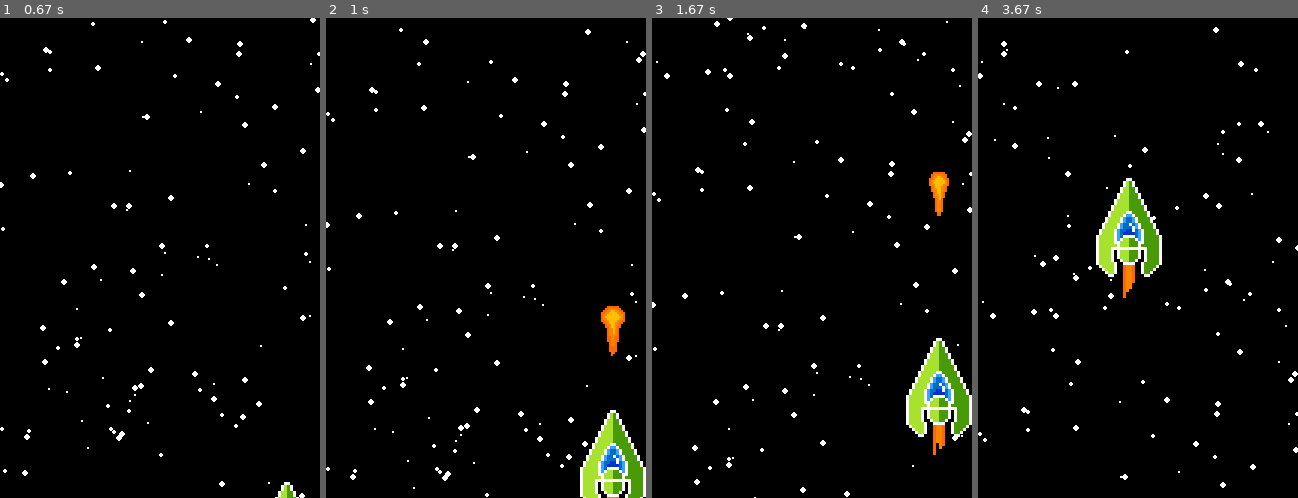
Above: before the commit, frames 1-4 (left to right).
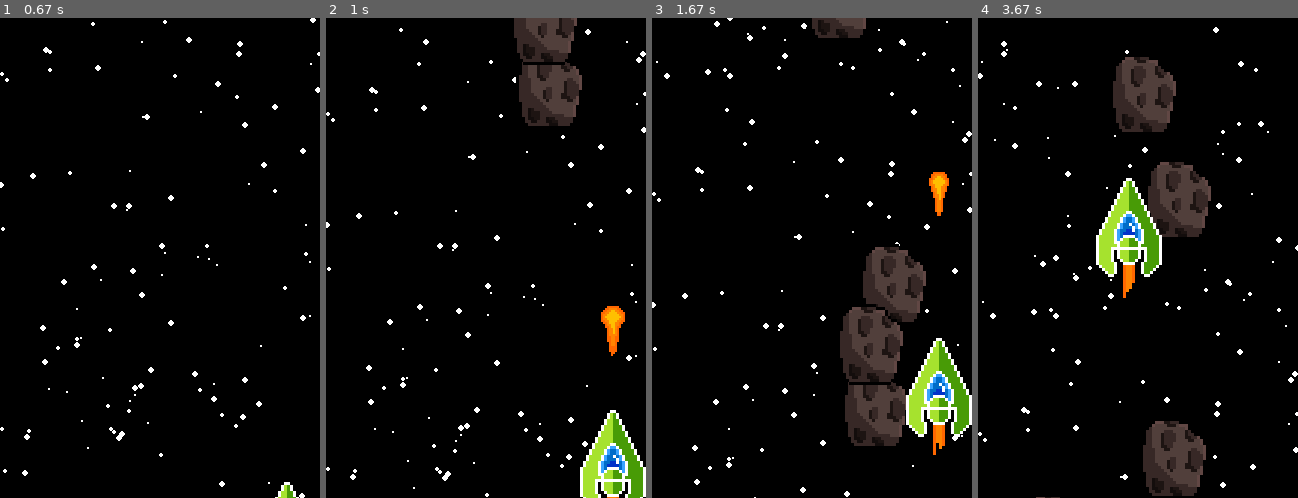
Above: after the commit, the same moments.

Repository: isGoodSoup/astros
Game: pygame game, started from main.py
The game is run twice, just before and just after one commit, with the same random seed, the same clock (stepped at 60 frames per second) and the same inputs.
Inputs:
- Up to frame 1 (0.67 s): hold Right from 0.33 s (still down)
- Up to frame 2 (1 s): release Right at 0.8 s; hold Up from 0.83 s (still down); tap Space at 0.9 s
- Up to frame 3 (1.67 s): release Up at 1.13 s; hold Right 1.17-1.63 s; tap Space at 1.23, 1.53 s
- Up to frame 4 (3.67 s): hold Left 1.67-2.2 s; tap Space at 1.73, 2.03, 2.3, 2.63, 2.93, 3.07, 3.47 s; hold Down 2.23-2.53 s; hold Left 2.57-2.97 s; hold Up 3-3.37 s; hold Right from 3.4 s (still down)

Frame 1 is identical in both runs. In frame 2, 3.7% of the frame differs, in the area x 58-80%, y 0-23%; in frame 3, 7.6%, in the area x 50-86%, y 0-90%; in frame 4, 7.5%.

Commit message:
add: meteors!

Diff:
--- a/main.py
+++ b/main.py
@@ -2,6 +2,7 @@
 
 import pygame
 
+from meteor import Meteor
 from proj import Projectile
 from ship import Ship
 from sprites import SpriteSheet
@@ -12,8 +13,8 @@
 class Game:
     def __init__(self):
         pygame.init()
-        self.screen_size = (pygame.display.Info().current_w/4,
-                            pygame.display.Info().current_h/1.5)
+        self.screen_size = (int(pygame.display.Info().current_w / 4),
+                            int(pygame.display.Info().current_h / 1.5))
         self.screen = pygame.display.set_mode(self.screen_size, pygame.SCALED, vsync=1)
         pygame.display.set_caption("Astros")
         self.clock = pygame.time.Clock()
@@ -22,6 +23,7 @@
         self.frame = 0
         self.scale = 3
         self.projectiles = pygame.sprite.Group()
+        self.meteors = pygame.sprite.Group()
         self.sprite_sheet = SpriteSheet("assets/ship.png")
         framew = self.sprite_sheet.sheet.get_width() // cols
         frameh = self.sprite_sheet.sheet.get_height()
@@ -45,6 +47,9 @@
                        random.randint(0, int(self.screen_size[1])),
                        random.randint(1, 3)] for _ in range(100)]
         self.last_update = pygame.time.get_ticks()
+
+        self.last_meteor_spawn = 0
+        self.meteor_spawn_interval = 800
         self.last_shot_time = 0
         self.shot_cooldown = 300
 
@@ -62,6 +67,20 @@
                     i[0] = random.randint(0, int(self.screen_size[0]))
 
             current_time = pygame.time.get_ticks()
+            if current_time - self.last_meteor_spawn > self.meteor_spawn_interval:
+                self.last_meteor_spawn = current_time
+                for _ in range(random.randint(1, 4)):
+                    for _ in range(10):
+                        new_meteor = Meteor(self.screen_size[0], min_y=-200,
+                                            max_y=-50)
+                        too_close = any(
+                            abs(new_meteor.rect.y - m.rect.y) < 60 for m in
+                            self.meteors)
+                        if not too_close:
+                            self.meteors.add(new_meteor) # type: ignore
+                            break
+
+            current_time = pygame.time.get_ticks()
             if current_time - self.last_update >= animation_cooldown:
                 self.last_update = current_time
                 self.frame += 1
@@ -76,6 +95,9 @@
                     self.frame % len(self.frames_shooting)]
             else:
                 img = self.frame_idle
+
+            self.meteors.update()
+            self.meteors.draw(self.screen)
 
             self.screen.blit(img, [self.ship_x, self.ship_y])
             key_pressed = pygame.key.get_pressed()
@@ -113,6 +135,7 @@
 
             self.projectiles.update()
             self.projectiles.draw(self.screen)
+
             pygame.display.update()
         pygame.quit()
 
--- /dev/null
+++ b/meteor.py
@@ -0,0 +1,21 @@
+import random
+from typing import override
+
+import pygame
+
+class Meteor(pygame.sprite.Sprite):
+    def __init__(self, screen_width, min_y=-150, max_y=0, scale=3, speed=8):
+        super().__init__()
+        self.image = pygame.image.load("assets/meteor.png").convert_alpha()
+        self.image = pygame.transform.scale(self.image, [self.image.get_width() * scale,
+                                                         self.image.get_height() * scale])
+        self.rect = self.image.get_rect()
+        self.rect.x = random.randint(0, screen_width - self.rect.width)
+        self.rect.y = random.randint(min_y, max_y)
+        self.speed = speed
+
+    @override
+    def update(self):
+        self.rect.y += self.speed
+        if self.rect.top > pygame.display.get_surface().get_height():
+            self.kill()
Binary file added: assets/meteor.png
